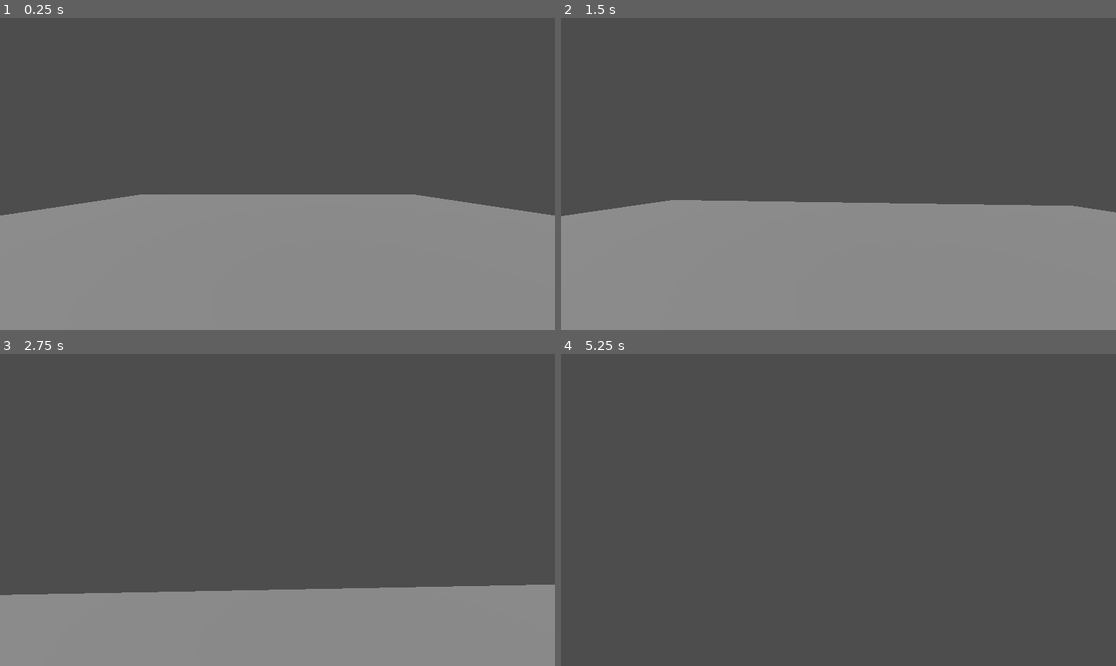
Above: before the commit, frames 1-4 (two rows, left to right).
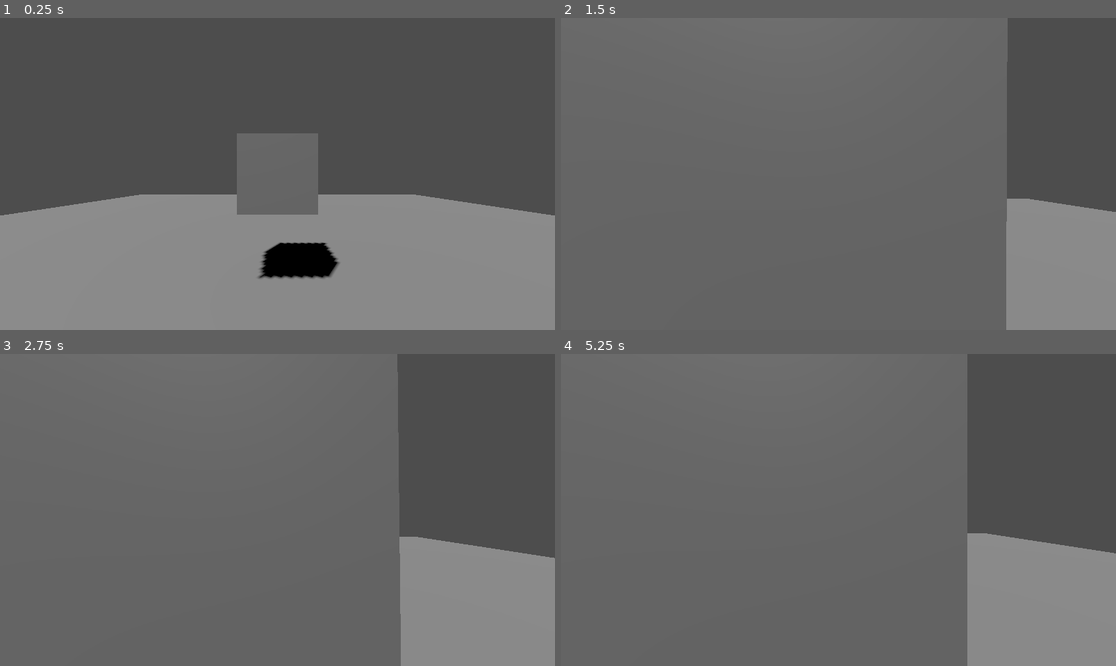
Above: after the commit, the same moments.

Repository: pandaalexlly/project-lumen
Game: Godot game, scene res://scenes/main/main.tscn
Same seed, same stepped clock (60 frames per second), same inputs: the game is played once before the commit and once after it.
Inputs (mouse positions are in pixels of both pictures, inside the frame that each line leads up to):
- Up to frame 1 (0.25 s): no input
- Up to frame 2 (1.5 s): tap Enter at 0.5 s; move the mouse to (866, 174) at 0.52 s; hold E (interact, bound only after the commit) 0.53-1.28 s; hold W (move_forward) from 0.53 s (still down); click (866, 174) at 0.67 s; move the mouse to (810, 174) at 1.27 s; tap E (interact, bound only after the commit) at 1.35 s
- Up to frame 3 (2.75 s): keep holding W (move_forward); move the mouse to (288, 503) at 2.02 s; hold E (interact, bound only after the commit) from 2.03 s (still down)
- Up to frame 4 (5.25 s): keep holding W (move_forward); move the mouse to (832, 516) at 2.77 s; release E (interact, bound only after the commit) at 2.78 s; tap E (interact, bound only after the commit) at 2.85, 4.35 s; click (832, 516) at 2.92 s; tap Space at 3.5, 5 s; move the mouse to (877, 513) at 3.52 s; hold E (interact, bound only after the commit) 3.53-4.28 s; tap Enter at 4.25 s; move the mouse to (794, 506) at 4.27 s; move the mouse to (844, 510) at 5.02 s; hold E (interact, bound only after the commit) from 5.03 s (still down); click (844, 510) at 5.17 s

The runs differ from the first frame. In frame 1, 4.0% of the frame differs, in the area x 42-62%, y 36-84%; in frame 2, 68%, in the area x 0-100%, y 0-100%; in frame 3, 54%; in frame 4, 44%.

Commit message:
feat: add interaction system

Diff:
--- a/project.godot
+++ b/project.godot
@@ -32,3 +32,7 @@
 "deadzone": 0.5,
 "events": [Object(InputEventKey,"physical_keycode":68,"unicode":100)]
 }
+interact={
+"deadzone": 0.5,
+"events": [Object(InputEventKey,"physical_keycode":69,"unicode":101)]
+}
--- a/scenes/main/main.tscn
+++ b/scenes/main/main.tscn
@@ -1,12 +1,17 @@
-[gd_scene load_steps=4 format=3]
+[gd_scene load_steps=7 format=3]
 
 [ext_resource type="PackedScene" path="res://scenes/player/player.tscn" id="1_player"]
+[ext_resource type="Script" path="res://tests/manual/interaction_test_object.gd" id="2_interaction_test"]
 
 [sub_resource type="BoxMesh" id="BoxMesh_floor"]
 size = Vector3(20, 0.2, 20)
 
 [sub_resource type="BoxShape3D" id="BoxShape3D_floor"]
 size = Vector3(20, 0.2, 20)
+
+[sub_resource type="BoxMesh" id="BoxMesh_interaction_test"]
+
+[sub_resource type="BoxShape3D" id="BoxShape3D_interaction_test"]
 
 [node name="Main" type="Node3D"]
 
@@ -24,3 +29,15 @@
 
 [node name="Player" parent="." instance=ExtResource("1_player")]
 position = Vector3(0, 1, 5)
+
+[node name="InteractionTestObject" type="Node3D" parent="."]
+position = Vector3(0, 1.6, 2)
+script = ExtResource("2_interaction_test")
+
+[node name="MeshInstance3D" type="MeshInstance3D" parent="InteractionTestObject"]
+mesh = SubResource("BoxMesh_interaction_test")
+
+[node name="StaticBody3D" type="StaticBody3D" parent="InteractionTestObject"]
+
+[node name="CollisionShape3D" type="CollisionShape3D" parent="InteractionTestObject/StaticBody3D"]
+shape = SubResource("BoxShape3D_interaction_test")
--- a/scenes/player/player.tscn
+++ b/scenes/player/player.tscn
@@ -1,6 +1,7 @@
-[gd_scene load_steps=3 format=3]
+[gd_scene load_steps=4 format=3]
 
 [ext_resource type="Script" path="res://scripts/player/player_controller.gd" id="1_controller"]
+[ext_resource type="Script" path="res://scripts/interaction/interaction_component.gd" id="2_interaction"]
 
 [sub_resource type="CapsuleShape3D" id="CapsuleShape3D_player"]
 radius = 0.4
@@ -17,3 +18,6 @@
 
 [node name="Camera3D" type="Camera3D" parent="Head"]
 current = true
+
+[node name="InteractionComponent" type="RayCast3D" parent="Head/Camera3D"]
+script = ExtResource("2_interaction")
--- /dev/null
+++ b/scripts/interaction/interactable.gd
@@ -0,0 +1,6 @@
+class_name Interactable
+extends Node3D
+
+
+func interact() -> void:
+	pass
--- /dev/null
+++ b/scripts/interaction/interaction_component.gd
@@ -0,0 +1,44 @@
+class_name InteractionComponent
+extends RayCast3D
+
+@export var interaction_distance: float = 3.0
+
+
+func _ready() -> void:
+	target_position = Vector3(0.0, 0.0, -interaction_distance)
+	enabled = true
+	_exclude_collision_ancestor()
+
+
+func _unhandled_input(event: InputEvent) -> void:
+	if event.is_action_pressed("interact") and not event.is_echo():
+		try_interact()
+
+
+func try_interact() -> void:
+	force_raycast_update()
+	if not is_colliding():
+		return
+
+	var target := _find_interactable(get_collider())
+	if target != null:
+		target.interact()
+
+
+func _find_interactable(collider: Object) -> Interactable:
+	var current_node := collider as Node
+	while current_node != null:
+		if current_node is Interactable:
+			return current_node as Interactable
+		current_node = current_node.get_parent()
+
+	return null
+
+
+func _exclude_collision_ancestor() -> void:
+	var current_node := get_parent()
+	while current_node != null:
+		if current_node is CollisionObject3D:
+			add_exception(current_node)
+			return
+		current_node = current_node.get_parent()
--- /dev/null
+++ b/tests/manual/interaction_test_object.gd
@@ -0,0 +1,5 @@
+extends Interactable
+
+
+func interact() -> void:
+	print("Interaction test triggered")
Not shown, added: scripts/interaction/interactable.gd.uid
Not shown, added: scripts/interaction/interaction_component.gd.uid
Not shown, added: tests/manual/interaction_test_object.gd.uid
